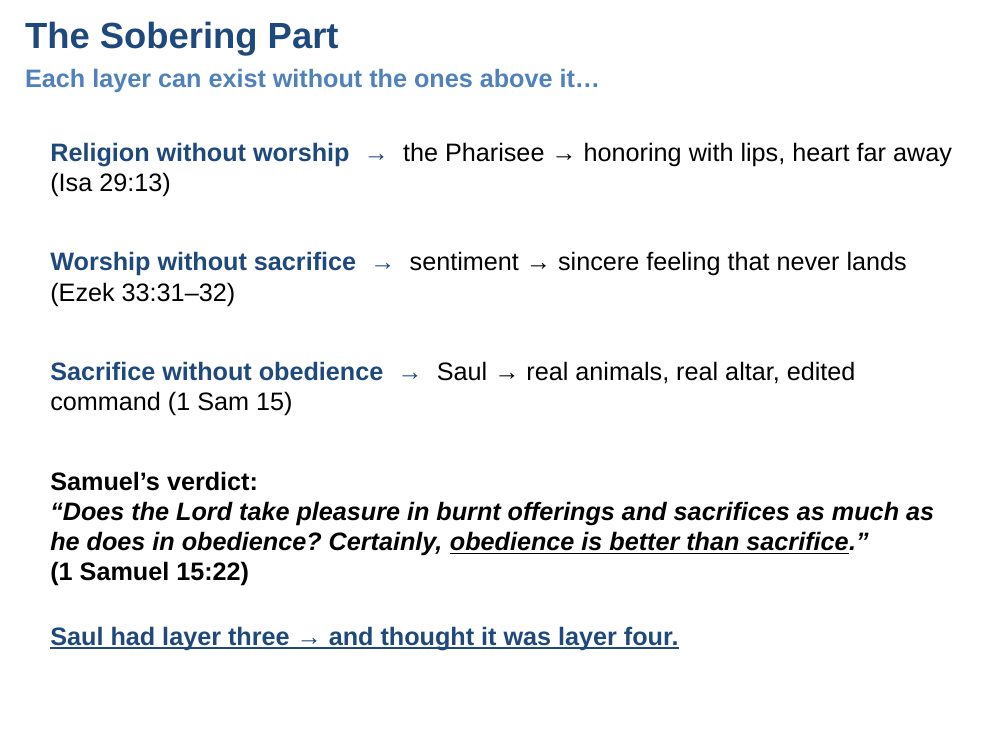
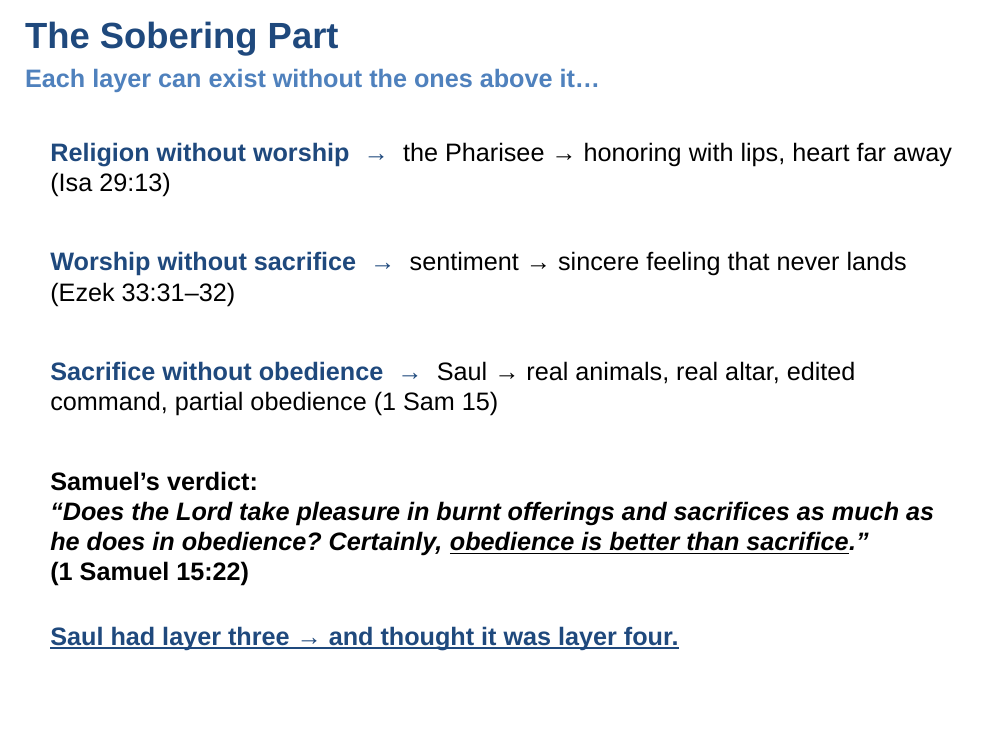
Before and after one commit to UsefulEngines/EvangelismPublic, a slide deck: slide 4 of 2026-Q3/Devotionals/TrainedToTellTheDifference.pptx. Drawn at 1008x756 pixels with LibreOffice and Linux fonts; fonts in the diff are those of the drawing. Boxes give left, top, right and bottom in pixels: in the first picture for what was removed or moved away, otherwise in the second. Text is boxed around its words. In the diff, an @@ line names an element or a change of style, - is before the commit and + after.

```diff
--- a/2026-Q3/Devotionals/TrainedToTellTheDifference.pptx
+++ b/2026-Q3/Devotionals/TrainedToTellTheDifference.pptx
@@ text at (x1=50, y1=361, x2=856, y2=416): text changed @@
-Sacrifice without obedience → Saul → real animals, real altar, edited command (1 Sam 15)
+Sacrifice without obedience → Saul → real animals, real altar, edited command, partial obedience (1 Sam 15)
```
Also in this commit, not shown: 3 other slides changed, 1 other file.
